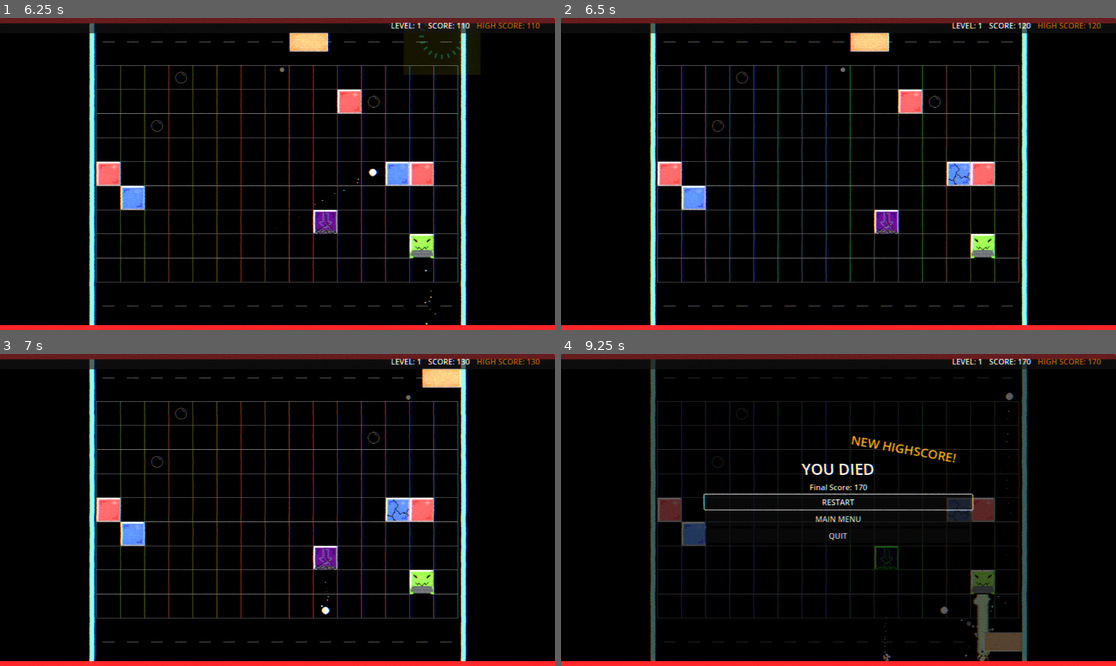
Above: before the commit, frames 1-4 (two rows, left to right).
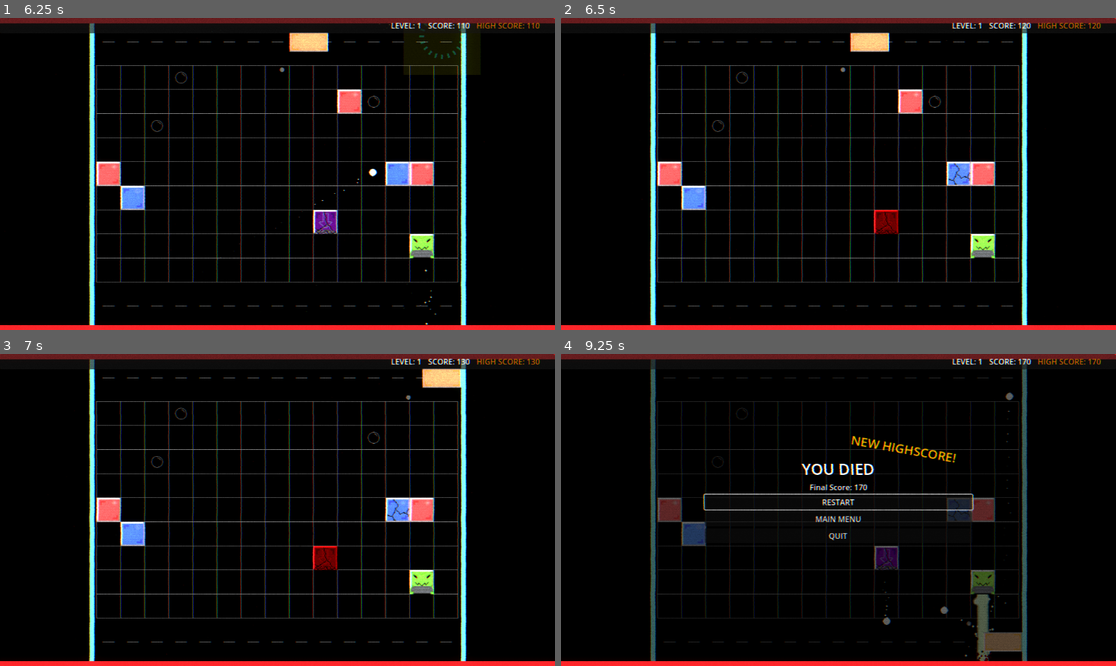
Above: after the commit, the same moments.

Repository: Nicheen/NotPong2025
Game: Godot game, scene res://scenes/menus/main_menu.tscn
The game is run twice, just before and just after one commit, with the same random seed, the same clock (stepped at 60 frames per second) and the same inputs.
Inputs (mouse positions are in pixels of both pictures, inside the frame that each line leads up to):
- Up to frame 1 (6.25 s): click "START GAME" at 0.5 s; tap Enter (ui_accept) at 1.25, 1.52, 2.27, 3.77, 4.52, 5.27 s; move the mouse to (249, 236) at 1.27 s; hold W (teleport_up) 1.28-2.78 s; click (249, 236) at 1.35 s; move the mouse to (444, 220) at 2.02 s; tap Shift (dash) at 2.1 s; click (444, 220) at 2.3 s; move the mouse to (111, 127) at 2.77 s; hold A (move_left) 2.78-4.28 s; click (111, 127) at 2.85 s; move the mouse to (305, 174) at 3.52 s; click (305, 174) at 3.6 s; move the mouse to (194, 96) at 4.27 s; hold S (teleport_down) 4.28-5.03 s; hold Shift (dash) 4.28-5.03 s; click (194, 96) at 4.55 s; move the mouse to (399, 158) at 5.02 s; hold D (move_right) 5.03-5.78 s; click (399, 158) at 5.1 s; move the mouse to (166, 189) at 5.77 s; hold W (teleport_up) from 5.78 s (still down); click (166, 189) at 5.85 s
- Up to frame 2 (6.5 s): keep holding W (teleport_up)
- Up to frame 3 (7 s): move the mouse to (333, 441) at 6.52 s; release W (teleport_up) at 6.53 s; hold D (move_right) from 6.53 s (still down); tap Shift (dash) at 6.6 s; tap Enter (ui_accept) at 6.77 s; click (333, 441) at 6.8 s
- Up to frame 4 (9.25 s): move the mouse to (810, 572) at 7.27 s; click (810, 572) at 7.35 s; tap Enter (ui_accept) at 7.52, 8.27 s; move the mouse to (1005, 556) at 8.02 s; click (1005, 556) at 8.1 s; move the mouse to (672, 463) at 8.77 s; release D (move_right) at 8.78 s; hold S (teleport_down) from 8.78 s (still down); hold Shift (dash) from 8.78 s (still down); click (672, 463) at 9.05 s

Frame 1 is identical in both runs. In frame 2, 0.4% of the frame differs, in the area x 56-62%, y 61-70%; in frame 3, 0.4%; in frame 4, 0.4%, in the area x 56-61%, y 61-99%.

Commit message:
dropper +1 when damaged

Diff:
--- a/NOTPONG/scenes/obj/blocks/block_dropper.gd
+++ b/NOTPONG/scenes/obj/blocks/block_dropper.gd
@@ -71,7 +71,7 @@
 func _physics_process(delta):
 	# Handle regeneration timing
 	if has_been_damaged and not is_dead and not is_regenerating:
-		regeneration_timer += delta
+		regeneration_timer = delta
 		if regeneration_timer >= regeneration_delay:
 			start_regeneration()
 
@@ -207,6 +207,7 @@
 	print("Block Dropper took ", damage, " damage")
 
 	current_health -= damage
+	shoot_timer -= 1
 	current_health = max(0, current_health)
 
 	# Change sprite to cracked version after first damage
